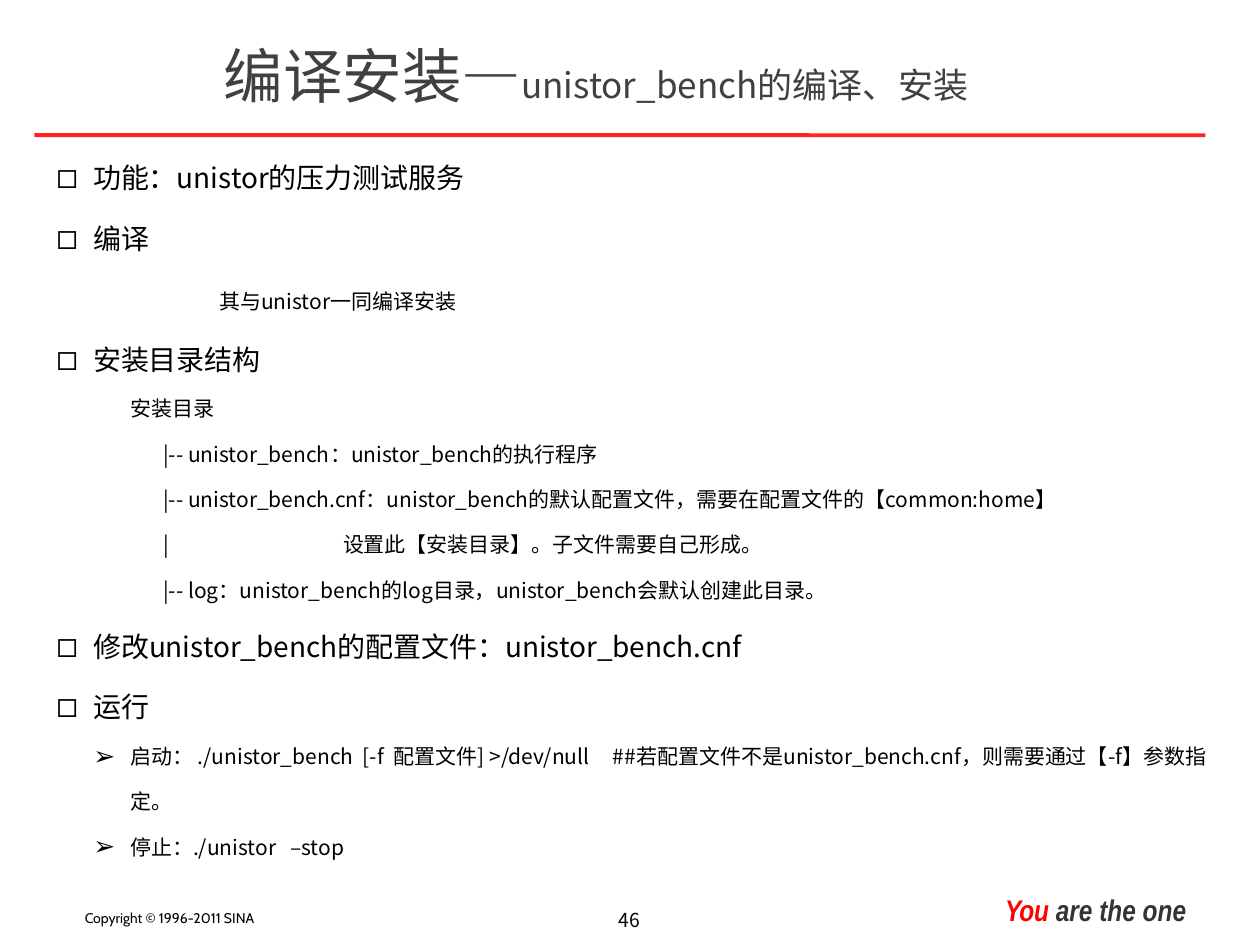
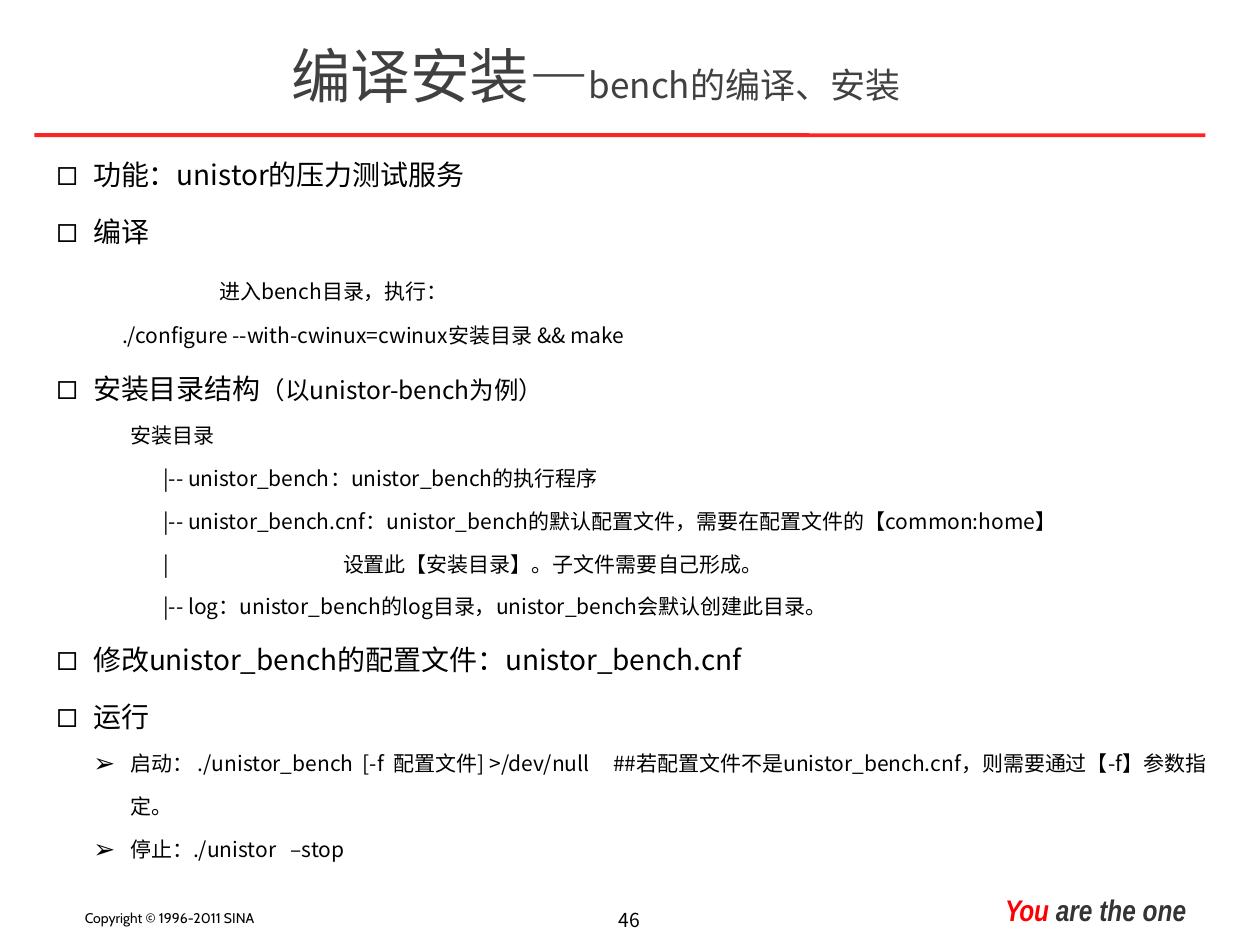
Before and after one commit to mbsky/cwx-kv, a slide deck: slide 46 of unistor/doc/unistor_introduce.ppt. Drawn at 1260x945 pixels with LibreOffice and Linux fonts; fonts in the diff are those of the drawing; background and template pictures are left out. Boxes give left, top, right and bottom in pixels: in the first picture for what was removed or moved away, otherwise in the second. Text is boxed around its words. In the diff, an @@ line names an element or a change of style, - is before the commit and + after.

```diff
--- a/unistor/doc/unistor_introduce.ppt
+++ b/unistor/doc/unistor_introduce.ppt
@@ text at [291, 48, 901, 103]: text changed @@
-编译安装—unistor_bench的编译、安装
+编译安装—bench的编译、安装
@@ text at [93, 161, 1206, 862]: line spacing 1.8 to 1.7 @@
@@ text at [93, 281, 624, 402]: text changed @@
-  其与unistor一同编译安装
-  ◻ 安装目录结构
+  进入bench目录，执行：
+  ./configure --with-cwinux=cwinux安装目录 && make
+  ◻ 安装目录结构（以unistor-bench为例）
```
Also in this commit, not shown: 8 other slides changed, 1 slide added, 2 other files.
